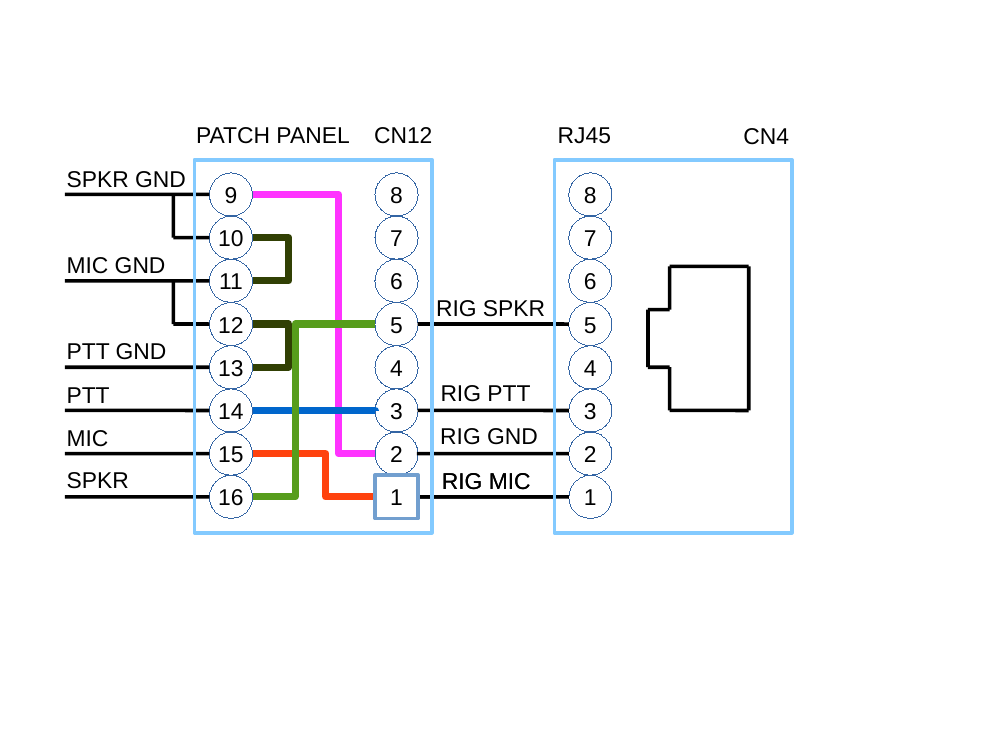
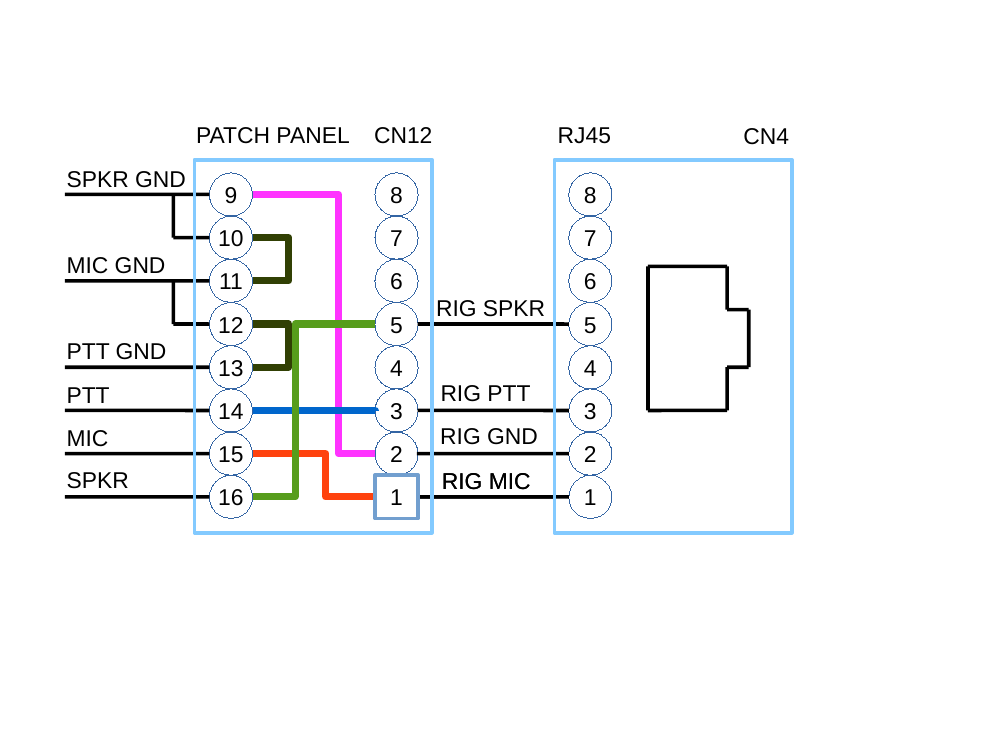
Before and after one commit to svn2github/Freetel, a slide deck: slide 1 of smartmic/doc/sm004 cn12.odp. Drawn at 1008x756 pixels with LibreOffice and Linux fonts; fonts in the diff are those of the drawing. Boxes give left, top, right and bottom in pixels: in the first picture for what was removed or moved away, otherwise in the second. Text is boxed around its words. In the diff, an @@ line names an element or a change of style, - is before the commit and + after.

```diff
--- a/smartmic/doc/sm004 cn12.odp
+++ b/smartmic/doc/sm004 cn12.odp
@@ line moved from (670, 411) - (749, 411) to (727, 266) - (649, 266) @@
@@ line moved from (670, 266) - (670, 310) to (649, 411) - (649, 266) @@
@@ line removed from (670, 266) to (749, 266) @@
@@ line moved from (670, 368) - (670, 411) to (727, 266) - (727, 310) @@
@@ line moved from (649, 368) - (670, 368) to (749, 310) - (727, 310) @@
@@ line moved from (649, 310) - (670, 310) to (749, 310) - (749, 368) @@
@@ line moved from (649, 310) - (649, 368) to (727, 368) - (727, 411) @@
@@ line added from (749, 368) to (727, 368), #000000 2.83 pt @@
@@ line moved from (749, 411) - (749, 266) to (727, 411) - (649, 411) @@
```
Also in this commit, not shown: 1 slide added.
